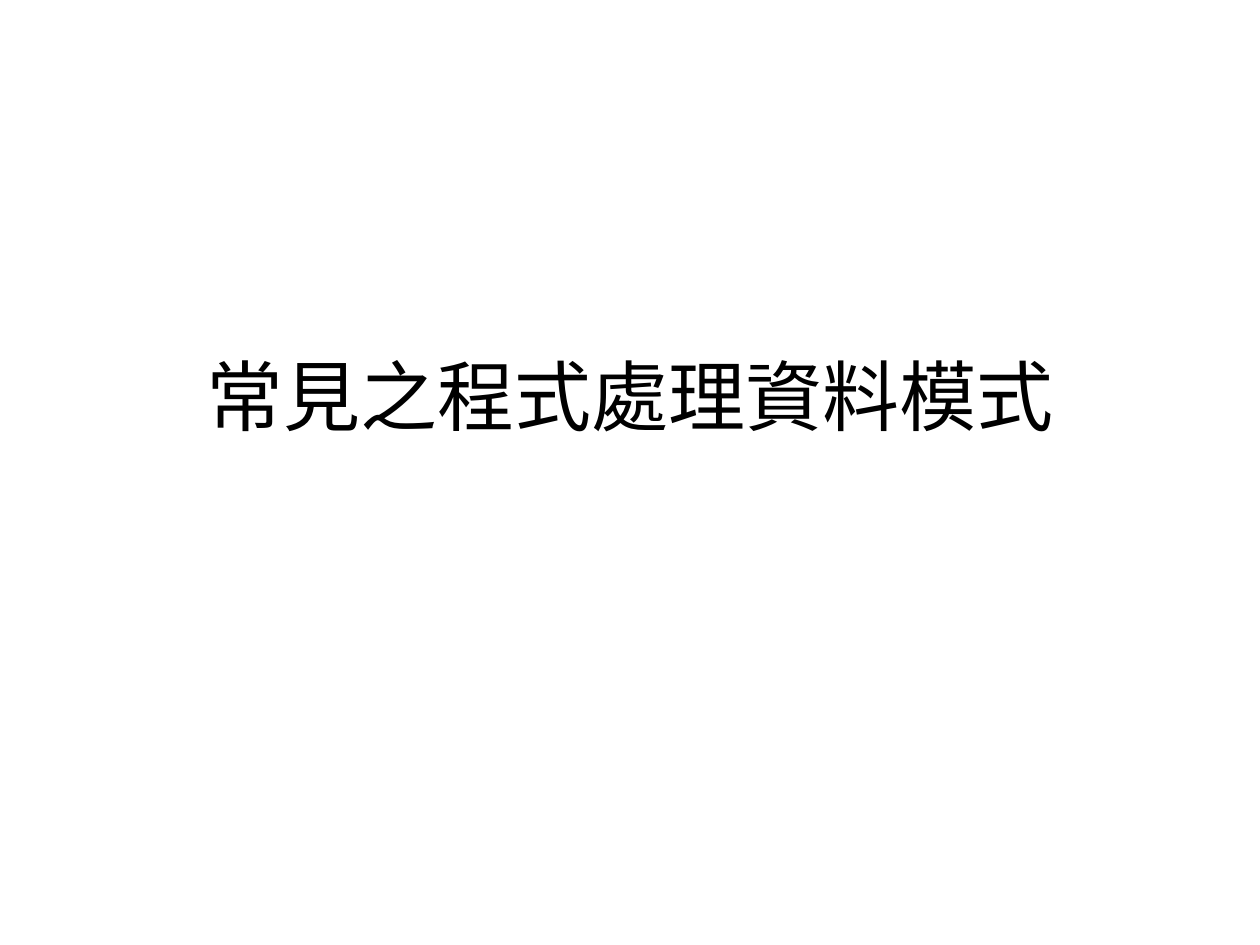
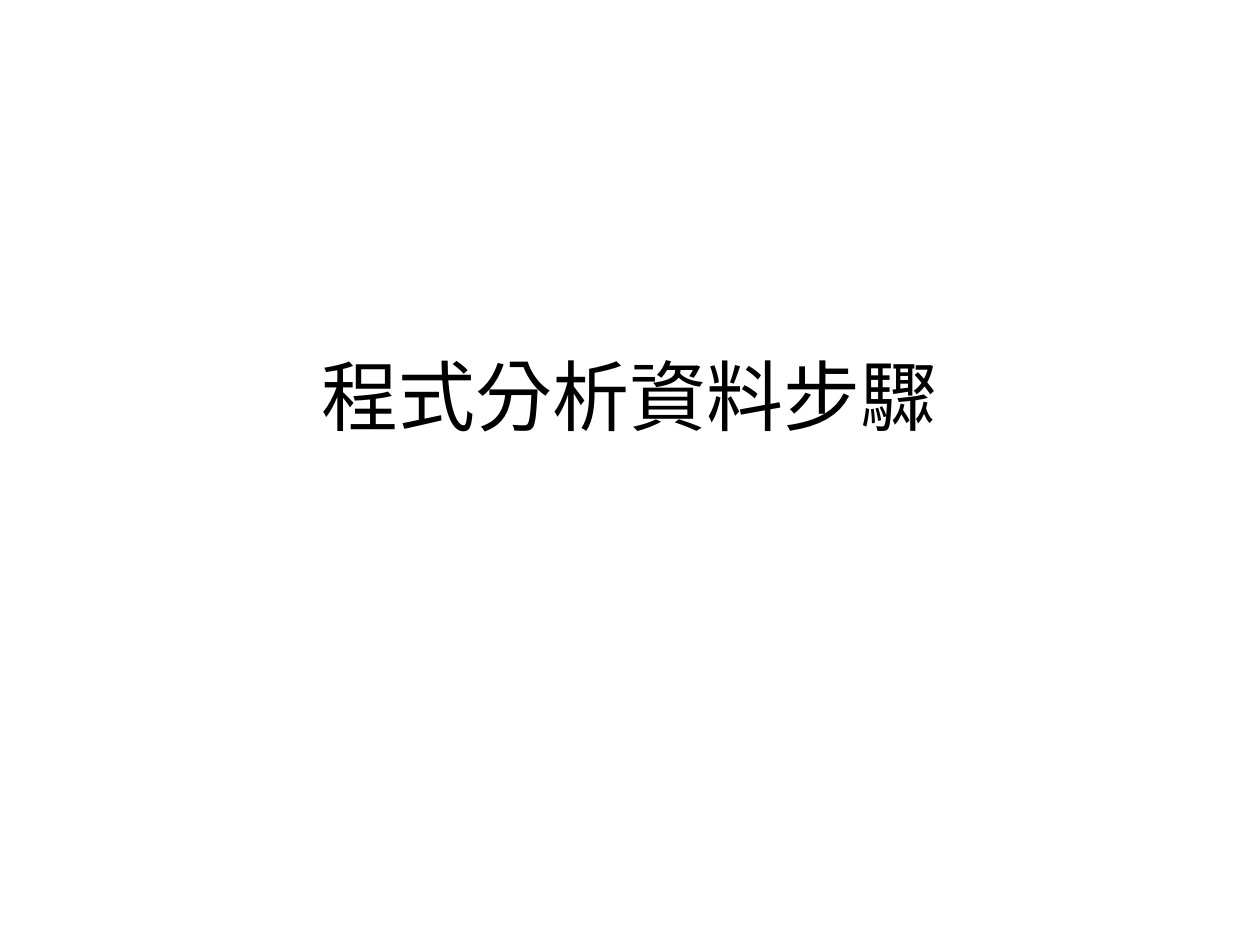
Before and after one commit to mos2718/MICexp, a slide deck: slide 1 of basicDataProcess/S3_DataIO_Process.pptx. Drawn at 1260x945 pixels with LibreOffice and Linux fonts; fonts in the diff are those of the drawing. Boxes give left, top, right and bottom in pixels: in the first picture for what was removed or moved away, otherwise in the second. Text is boxed around its words. In the diff, an @@ line names an element or a change of style, - is before the commit and + after.

```diff
--- a/basicDataProcess/S3_DataIO_Process.pptx
+++ b/basicDataProcess/S3_DataIO_Process.pptx
@@ title at [322, 360, 938, 432]: text changed @@
-常見之程式處理資料模式
+程式分析資料步驟
```
Also in this commit, not shown: 14 slides added, 2 other files.
